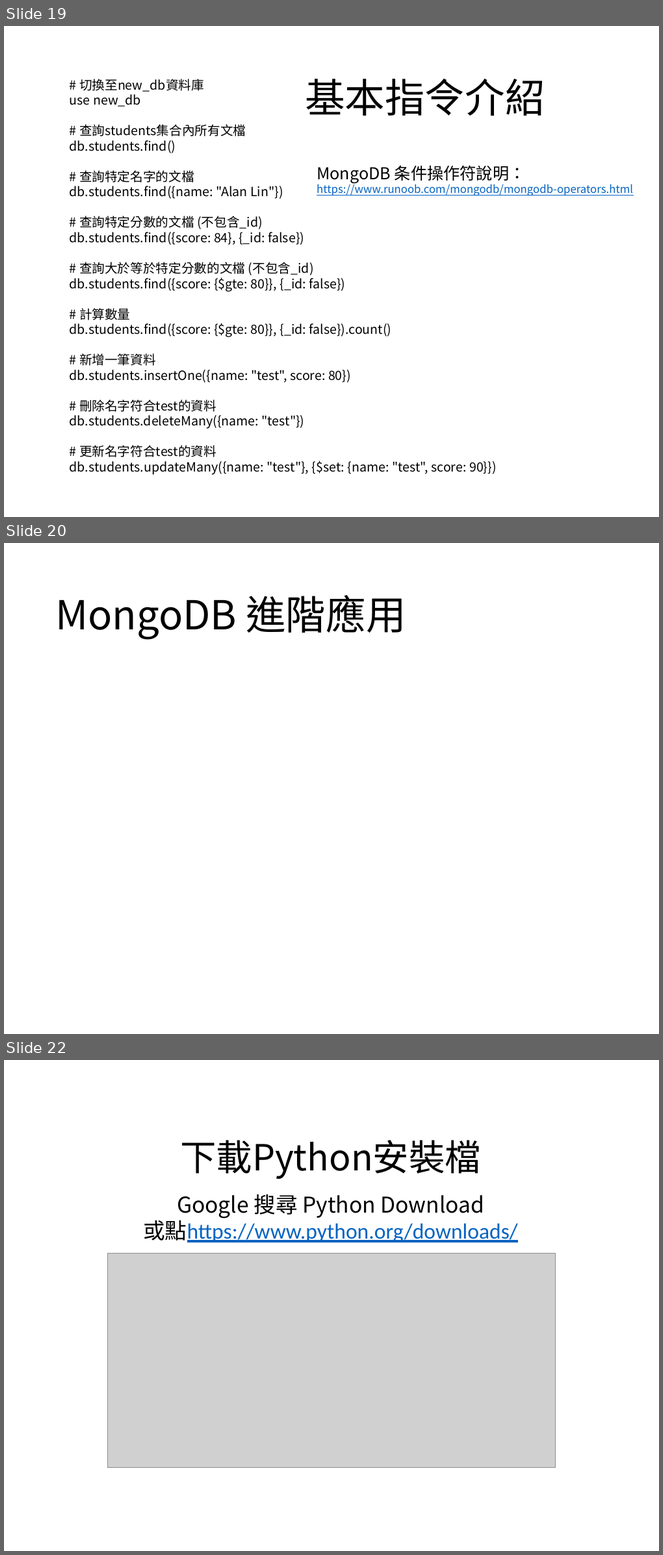
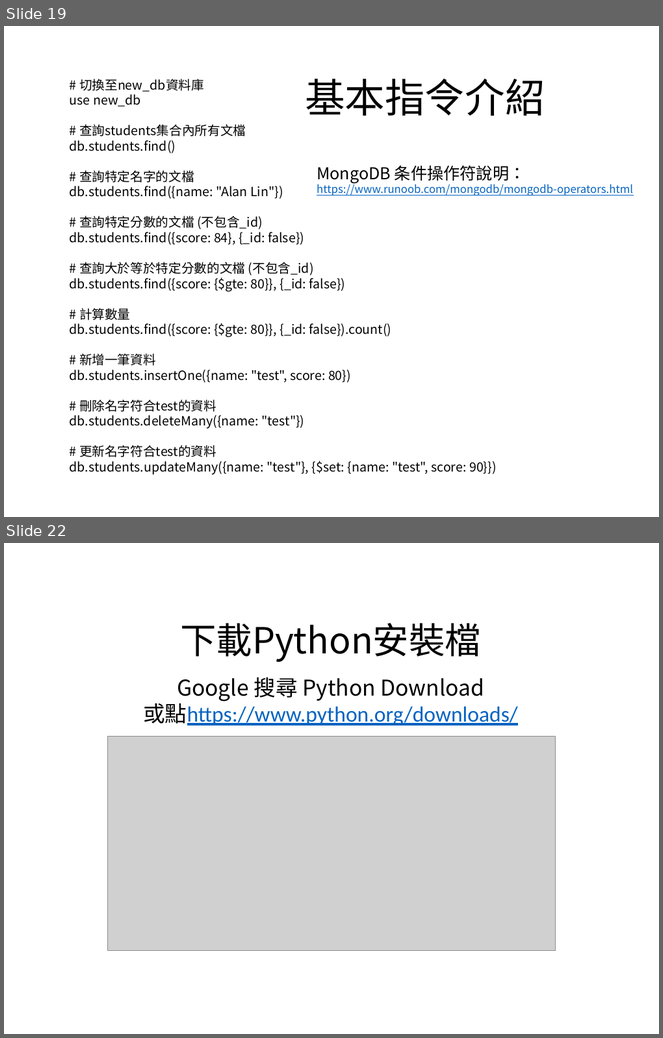
Before and after one commit to kkldream/WebAPI-MongoDB-Flask-basic-tutorial, a slide deck: MongoDB資料庫-基礎教學.pptx. Shown one above the other, each under a label of ours: slides 19, 20 and 22 before the commit, slides 19 and 22 after it; the slides between them are not shown. The pictures are 663x1555 and 663x1038 pixels, drawn with LibreOffice and Linux fonts; fonts in the diff are those of the drawing; grey boxes stand for pictures. Boxes give left, top, right and bottom in pixels: in the first picture for what was removed or moved away, otherwise in the second. Text is boxed around its words. In the diff, an @@ line names an element or a change of style, - is before the commit and + after.

```diff
--- a/MongoDB資料庫-基礎教學.pptx
+++ b/MongoDB資料庫-基礎教學.pptx
@@ slide 20 removed at box(4, 543, 659, 1034), background #FFFFFF @@
@@ title removed at box(55, 595, 406, 640) @@
-MongoDB 進階應用
```
Also in this commit, not shown: 2 slides changed, 1 slide added.
